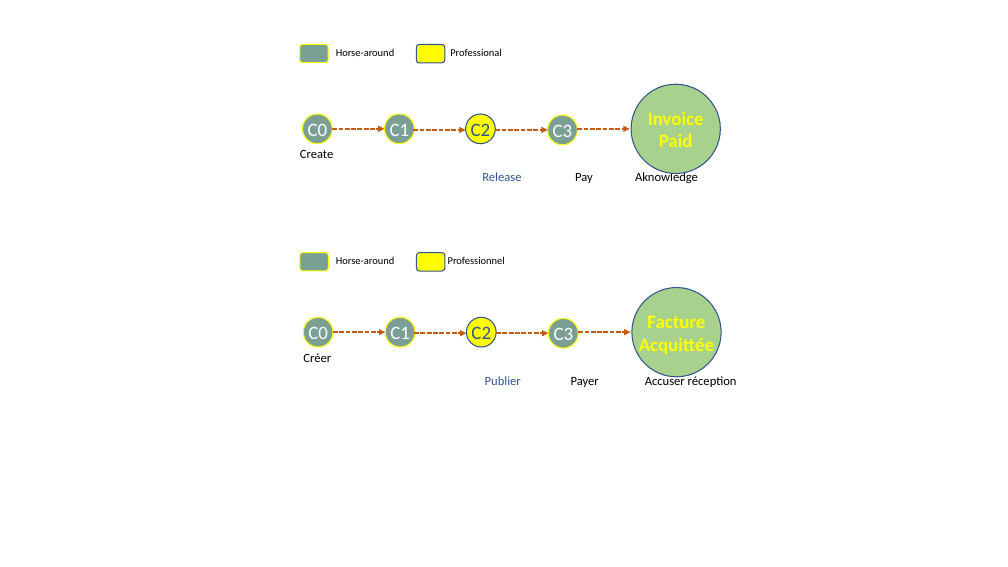
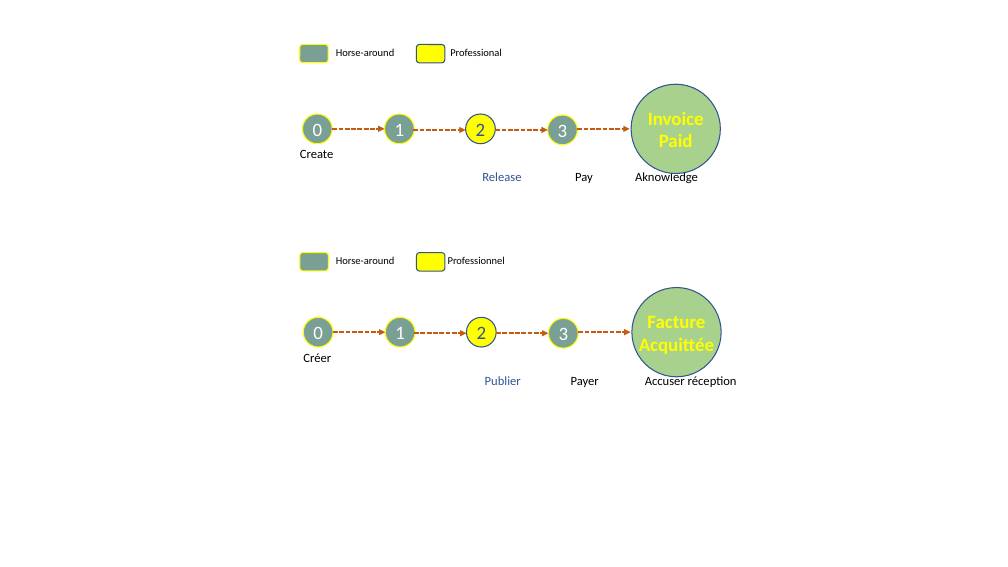
Before and after one commit to talfumier/horsearound-app2, a slide deck: slide 3 of src/static_data/processCharts.pptx. Drawn at 1008x567 pixels with LibreOffice and Linux fonts; fonts in the diff are those of the drawing. Boxes give left, top, right and bottom in pixels: in the first picture for what was removed or moved away, otherwise in the second. Text is boxed around its words. In the diff, an @@ line names an element or a change of style, - is before the commit and + after.

```diff
--- a/src/static_data/processCharts.pptx
+++ b/src/static_data/processCharts.pptx
@@ text in ellipse at box(313, 124, 323, 136): text changed @@
-C0
+0
@@ text in ellipse at box(395, 124, 405, 136): text changed @@
-C1
+1
@@ text in ellipse at box(476, 123, 486, 136): text changed @@
-C2
+2
@@ text in ellipse at box(558, 125, 568, 137): text changed @@
-C3
+3
@@ text in ellipse at box(313, 327, 323, 339): text changed @@
-C0
+0
@@ text in ellipse at box(395, 327, 405, 339): text changed @@
-C1
+1
@@ text in ellipse at box(477, 326, 487, 339): text changed @@
-C2
+2
@@ text in ellipse at box(559, 328, 569, 340): text changed @@
-C3
+3
```
Also in this commit, not shown: 17 other files.
